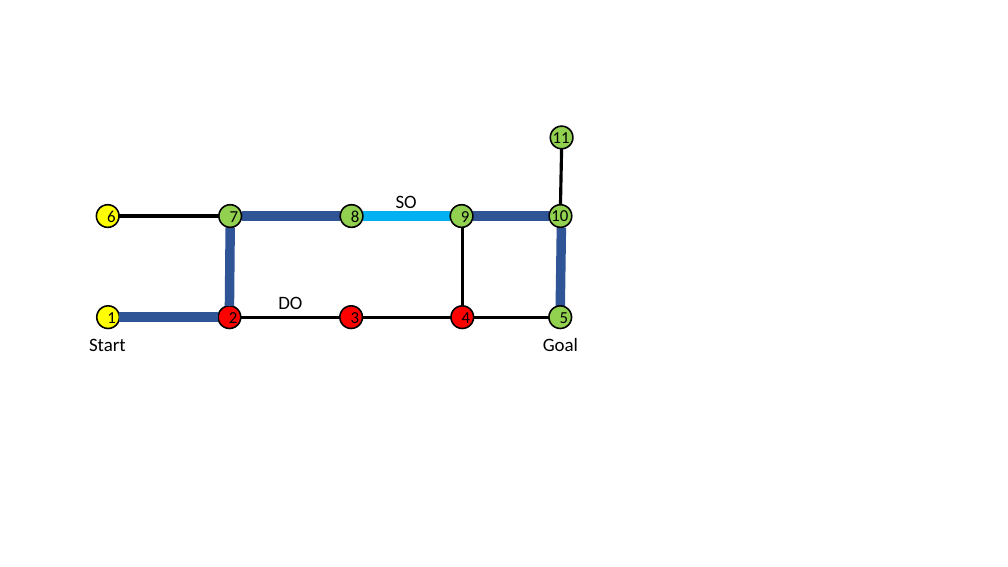
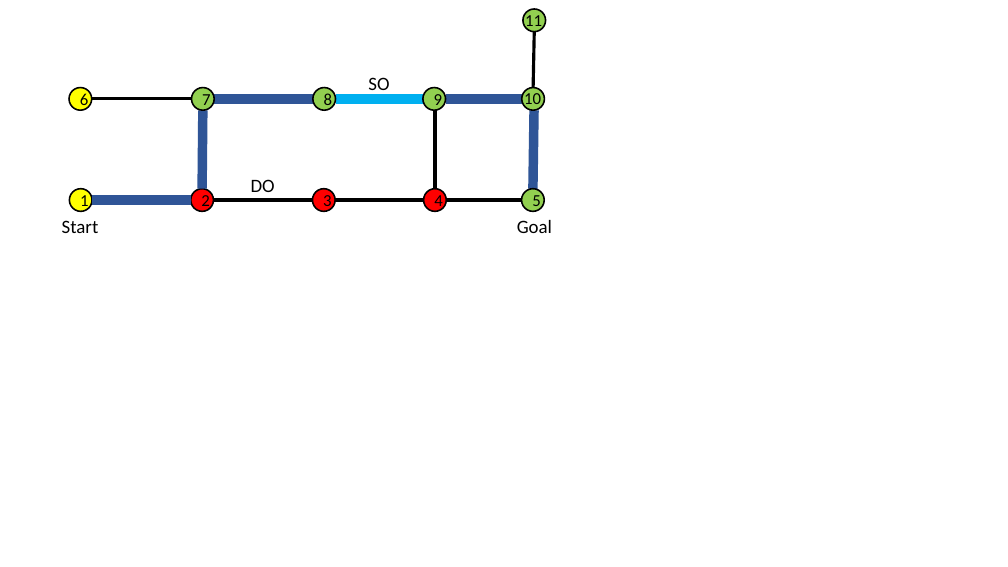
Before and after one commit to cmu-able/explainable-planning, a slide deck: slide 20 of XPlanningEvaluation/data/instruction/instruction.pptx. Drawn at 1008x567 pixels with LibreOffice and Linux fonts; fonts in the diff are those of the drawing. Boxes give left, top, right and bottom in pixels: in the first picture for what was removed or moved away, otherwise in the second. Text is boxed around its words. In the diff, an @@ line names an element or a change of style, - is before the commit and + after.

Commit message:
moved all content in instruction.pptx to top-left corner

```diff
--- a/XPlanningEvaluation/data/instruction/instruction.pptx
+++ b/XPlanningEvaluation/data/instruction/instruction.pptx
@@ ellipse moved from (x1=549, y1=205, x2=572, y2=228) to (x1=523, y1=9, x2=546, y2=32) @@
@@ 3 texts, 3 ellipses, 1 line moved together from (x1=97, y1=129, x2=578, y2=351) to (x1=70, y1=12, x2=552, y2=233) @@
@@ 6 ellipses, 3 texts moved together from (x1=89, y1=205, x2=568, y2=351) to (x1=62, y1=88, x2=541, y2=233) @@
@@ ellipse moved from (x1=551, y1=126, x2=573, y2=149) to (x1=522, y1=88, x2=544, y2=110) @@
@@ line moved from (241, 318) - (340, 318) to (191, 99) - (91, 99) @@
@@ line moved from (231, 228) - (230, 306) to (203, 110) - (202, 189) @@
@@ line moved from (119, 318) - (219, 318) to (313, 99) - (214, 99) @@
@@ line added from (423, 99) to (336, 99), #00B0F0 9 pt @@
@@ line moved from (463, 228) - (463, 306) to (435, 110) - (435, 188) @@
@@ line added from (522, 99) to (445, 99), #2F5597 9 pt @@
@@ line moved from (560, 306) - (562, 228) to (533, 189) - (534, 110) @@
@@ line moved from (340, 216) - (242, 216) to (92, 200) - (191, 200) @@
@@ line moved from (219, 216) - (119, 216) to (213, 200) - (312, 200) @@
@@ line moved from (451, 216) - (363, 216) to (335, 200) - (423, 200) @@
@@ line (335, 200) - (423, 200): stroke #00B0F0 9 pt to #000000 3 pt @@
@@ line moved from (549, 216) - (473, 216) to (446, 200) - (522, 200) @@
@@ line (446, 200) - (522, 200): stroke #2F5597 9 pt to #000000 3 pt @@
@@ line removed from (363, 318) to (451, 318) @@
@@ line removed from (474, 318) to (549, 318) @@
```
Also in this commit, not shown: 12 other slides changed.
